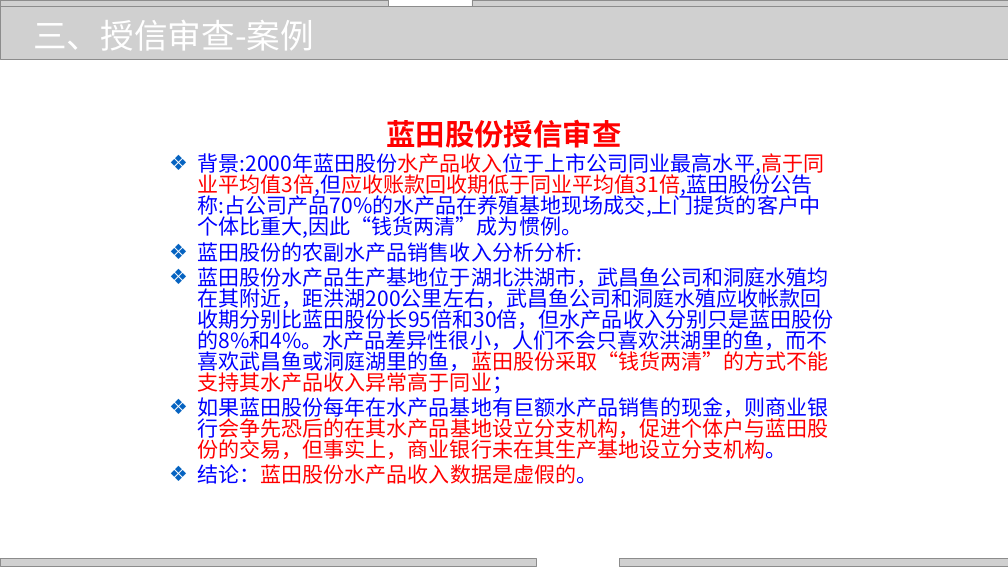
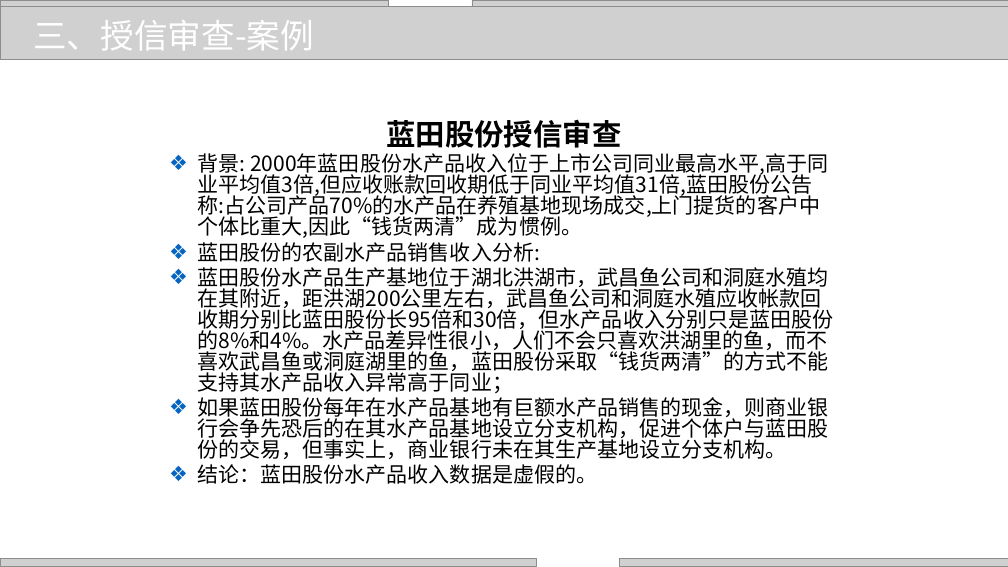
Before and after one commit to zhangjianzhang/internet_credit, a slide deck: slide 7 of files/slides/lecture_21.pptx. Drawn at 1008x567 pixels with LibreOffice and Linux fonts; fonts in the diff are those of the drawing; grey boxes stand for pictures; background and template pictures are left out. Boxes give left, top, right and bottom in pixels: in the first picture for what was removed or moved away, otherwise in the second. Text is boxed around its words. In the diff, an @@ line names an element or a change of style, - is before the commit and + after.

```diff
--- a/files/slides/lecture_21.pptx
+++ b/files/slides/lecture_21.pptx
@@ text at box(198, 119, 834, 484): text colour #FF0000 to #000000 in "蓝田股份授信审查", "蓝田股份水产品生产基地位于湖北洪湖市，武昌鱼公司和洞庭水殖均在其附近，距洪湖200公里左右，武昌鱼公司和洞庭水殖应收帐款 ...", "如果蓝田股份每年在水产品基地有巨额水产品销售的现金，则商业银行会争先恐后的在其水产品基地设立分支机构，促进个体户与蓝田股 ...", "结论：蓝田股份水产品收入数据是虚假的。"; text colour #0000FF to #000000 in "蓝田股份水产品生产基地位于湖北洪湖市，武昌鱼公司和洞庭水殖均在其附近，距洪湖200公里左右，武昌鱼公司和洞庭水殖应收帐款 ...", "如果蓝田股份每年在水产品基地有巨额水产品销售的现金，则商业银行会争先恐后的在其水产品基地设立分支机构，促进个体户与蓝田股 ...", "结论：蓝田股份水产品收入数据是虚假的。" @@
@@ text at box(198, 153, 829, 262): text changed; text colour #0000FF to #000000 @@
-❖ 背景:2000年蓝田股份水产品收入位于上市公司同业最高水平,高于同业平均值3倍,但应收账款回收期低于同业平均值31倍,蓝田股份公告称:占公司产品70%的水产品在养殖基地现场成交,上门提货的客户中个体比重大,因此“钱货两清”成为惯例。
-❖ 蓝田股份的农副水产品销售收入分析分析:
+❖ 背景: 2000年蓝田股份水产品收入位于上市公司同业最高水平,高于同业平均值3倍,但应收账款回收期低于同业平均值31倍,蓝田股份公告称:占公司产品70%的水产品在养殖基地现场成交,上门提货的客户中个体比重大,因此“钱货两清”成为惯例。
+❖ 蓝田股份的农副水产品销售收入分析:
```
Also in this commit, not shown: 7 other slides changed, 8 other files.
